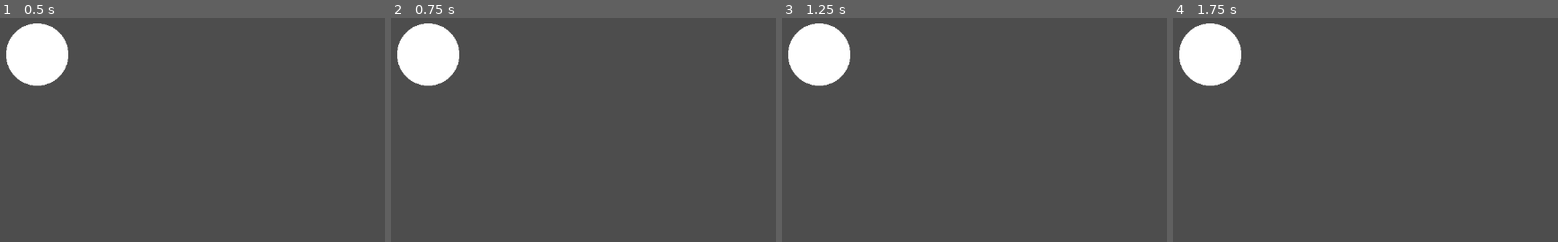
Above: before the commit, frames 1-4 (left to right).
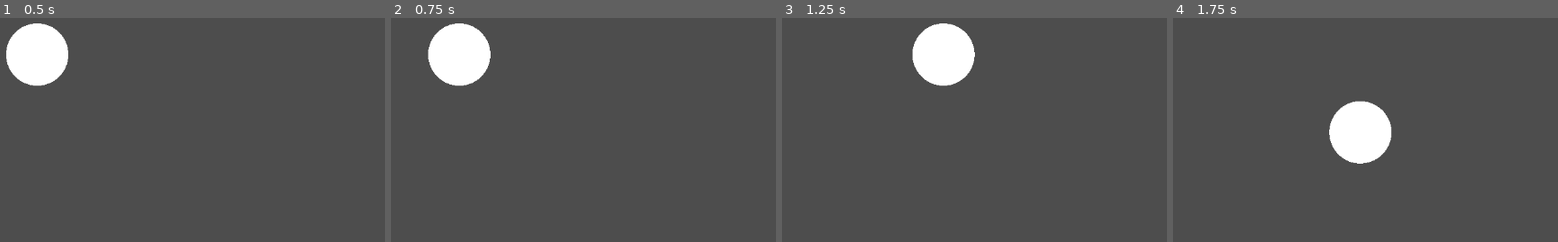
Above: after the commit, the same moments.

Repository: mjshsgamedev/the-game
Game: Godot game, scene res://Game.tscn
The game is run twice, just before and just after one commit, with the same random seed, the same clock (stepped at 60 frames per second) and the same inputs.
Inputs:
- Up to frame 1 (0.5 s): no input
- Up to frame 2 (0.75 s): tap Enter at 0.5 s; hold Right (mov_right) from 0.53 s (still down)
- Up to frame 3 (1.25 s): keep holding Right (mov_right)
- Up to frame 4 (1.75 s): release Right (mov_right) at 1.28 s; hold Down (mov_down, bound only after the commit) from 1.28 s (still down)

Frame 1 is identical in both runs. In frame 2, 4.4% of the frame differs, in the area x 1-26%, y 2-31%; in frame 3, 7.2%; in frame 4, 7.2%, in the area x 1-57%, y 2-66%.

Commit message:
add some player movement

Diff:
--- a/Game.tscn
+++ b/Game.tscn
@@ -3,9 +3,10 @@
 [ext_resource type="Script" uid="uid://ch8ftk622a4gf" path="res://Scripts/Game.gd" id="1_xkndl"]
 [ext_resource type="PackedScene" uid="uid://4skigfv0unl3" path="res://StartPoint/StartPoint.tscn" id="2_u44n3"]
 
-[node name="Node2D" type="Node2D" node_paths=PackedStringArray("StartPoint")]
+[node name="Node2D" type="Node2D" node_paths=PackedStringArray("StartPoint", "Player")]
 script = ExtResource("1_xkndl")
 StartPoint = NodePath("StartPoint")
+Player = NodePath("")
 
 [node name="StartPoint" parent="." instance=ExtResource("2_u44n3")]
 position = Vector2(563, 317)
--- a/Player/Player.tscn
+++ b/Player/Player.tscn
@@ -1,4 +1,6 @@
-[gd_scene load_steps=3 format=3 uid="uid://chuq3tmxoa3wx"]
+[gd_scene load_steps=4 format=3 uid="uid://chuq3tmxoa3wx"]
+
+[ext_resource type="Script" uid="uid://bk77ojr88gfhn" path="res://Player/player.gd" id="1_3qydi"]
 
 [sub_resource type="SphereMesh" id="SphereMesh_l2ndj"]
 
@@ -6,6 +8,7 @@
 
 [node name="Player" type="RigidBody2D"]
 gravity_scale = 0.0
+script = ExtResource("1_3qydi")
 
 [node name="MeshInstance2D" type="MeshInstance2D" parent="."]
 scale = Vector2(100, 100)
--- a/Player/player.gd
+++ b/Player/player.gd
@@ -1,6 +1,8 @@
 extends RigidBody2D
 
-@export var speed = 100.0
+@export var speed = 300.0
+
+var dampening_mul = 1 + speed / 1000
 
 func _ready() -> void:
 	pass
@@ -9,8 +11,17 @@
 	var direction : Vector2 = Vector2(
 		(float(Input.is_action_pressed("mov_right")) -
 			float(Input.is_action_pressed("mov_left"))),
-		(float(Input.is_action_pressed("mov_up")) -
-			float(Input.is_action_pressed("mov_down")))
+		(float(Input.is_action_pressed("mov_down")) -
+			float(Input.is_action_pressed("mov_up")))
 	)
 
-	move_and_collide(direction * speed)
+	#move_and_collide(direction * speed)
+	if(direction.x == 0):
+		linear_velocity.x /= dampening_mul
+	else:
+		linear_velocity.x = direction.x * speed
+
+	if(direction.y == 0):
+		linear_velocity.y /= dampening_mul
+	else:
+		linear_velocity.y = direction.y * speed
--- a/Scripts/Game.gd
+++ b/Scripts/Game.gd
@@ -1,8 +1,7 @@
 extends Node2D
 
 @export var StartPoint : Node2D
-
-var Player : Node2D
+@export var Player : RigidBody2D
 
 func _ready():
 	Player = preload("res://Player/Player.tscn").instantiate()
--- a/project.godot
+++ b/project.godot
@@ -32,7 +32,7 @@
 "events": [Object(InputEventKey,"resource_local_to_scene":false,"resource_name":"","device":-1,"window_id":0,"alt_press …(195 unchanged characters)…
 ]
 }
-down={
+mov_down={
 "deadzone": 0.2,
 "events": [Object(InputEventKey,"resource_local_to_scene":false,"resource_name":"","device":-1,"window_id":0,"alt_press …(195 unchanged characters)…
 ]
